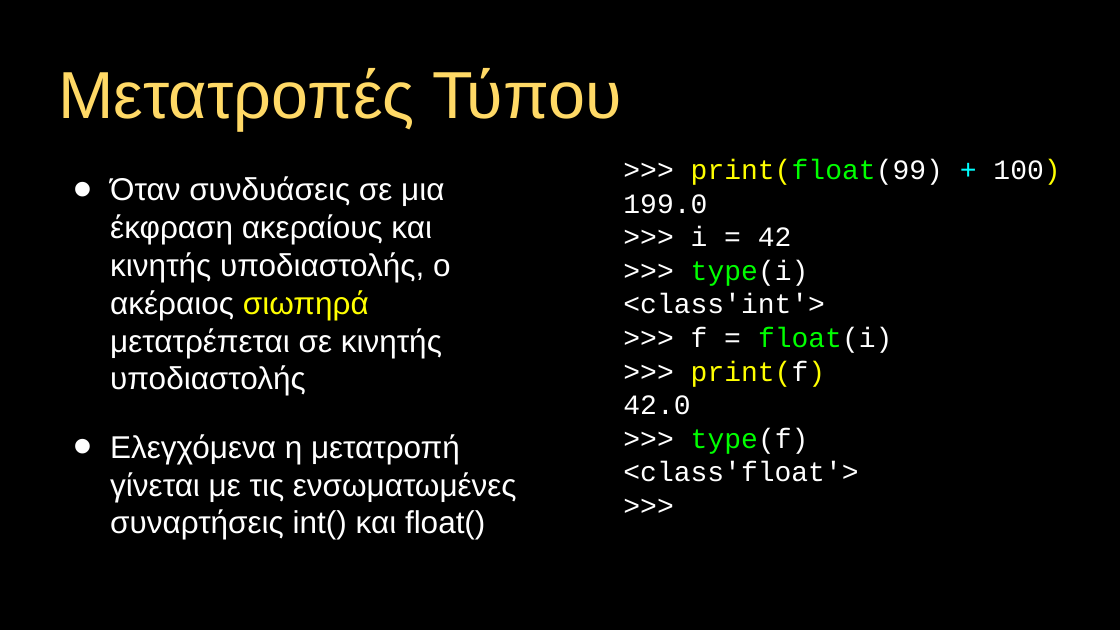
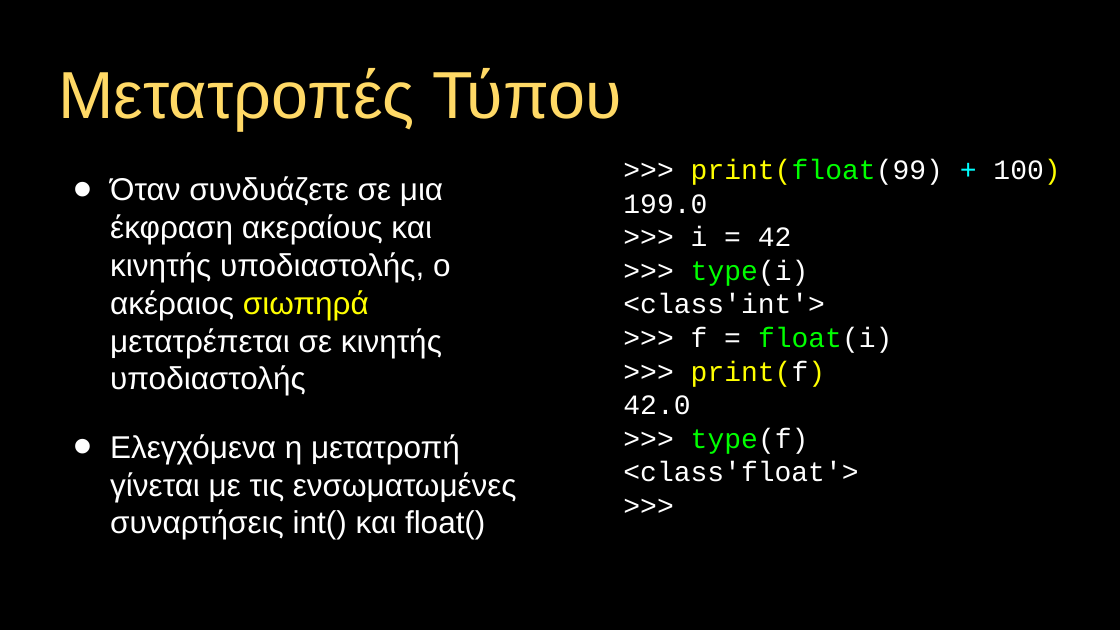
Before and after one commit to csev/py4e, a slide deck: slide 25 of lectures3/gr/Pythonlearn-02-Expressions.pptx. Drawn at 1120x630 pixels with LibreOffice and Linux fonts; fonts in the diff are those of the drawing. Boxes give left, top, right and bottom in pixels: in the first picture for what was removed or moved away, otherwise in the second. Text is boxed around its words. In the diff, an @@ line names an element or a change of style, - is before the commit and + after.

```diff
--- a/lectures3/gr/Pythonlearn-02-Expressions.pptx
+++ b/lectures3/gr/Pythonlearn-02-Expressions.pptx
@@ text at (x1=110, y1=176, x2=451, y2=395): text changed @@
-• Όταν συνδυάσεις σε μια έκφραση ακεραίους και κινητής υποδιαστολής, ο ακέραιος σιωπηρά μετατρέπεται σε κινητής υποδιαστολής
+• Όταν συνδυάζετε σε μια έκφραση ακεραίους και κινητής υποδιαστολής, ο ακέραιος σιωπηρά μετατρέπεται σε κινητής υποδιαστολής
```
Also in this commit, not shown: 1 other file.
